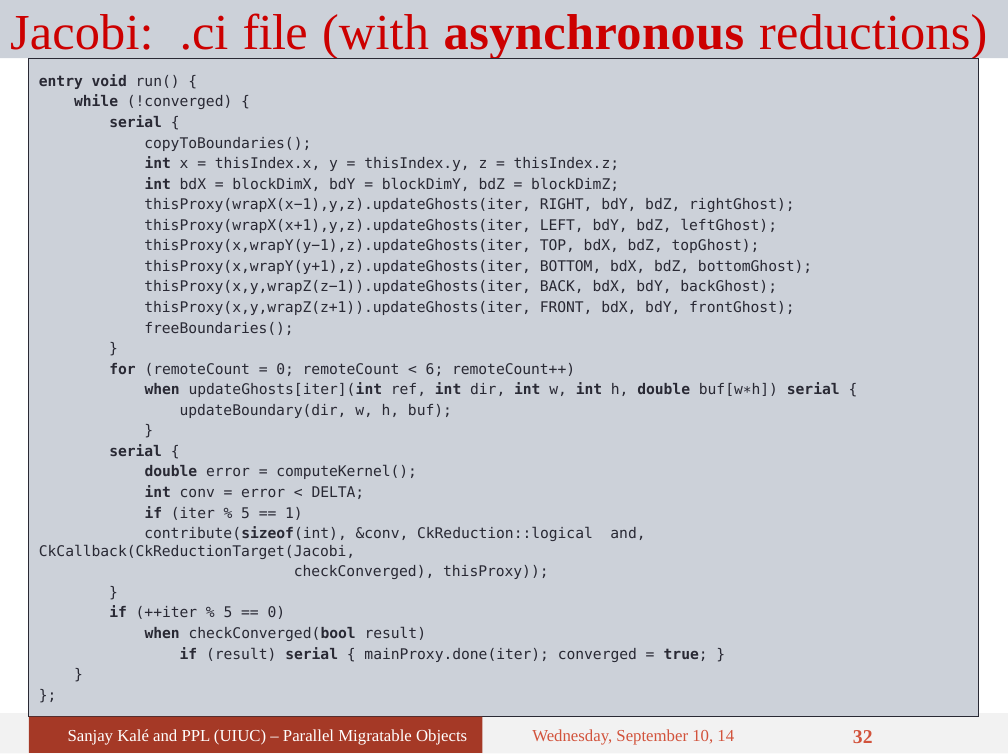
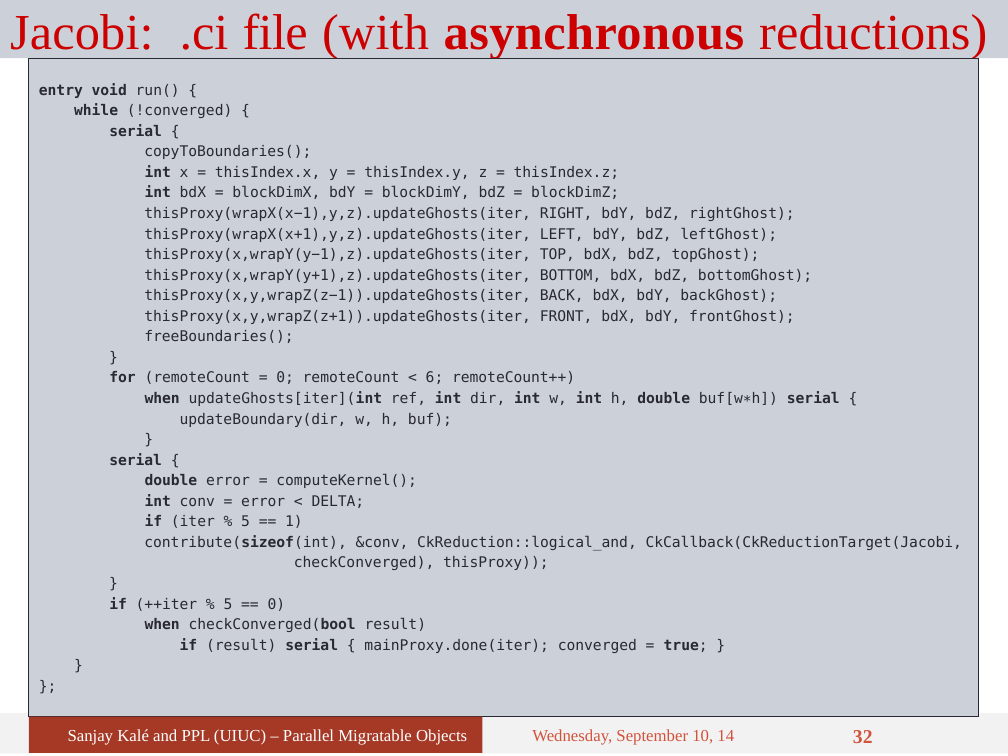
Before and after one commit to UIUC-PPL/charm_tutorial, a slide deck: slide 32 of tutorial-07-sdag.pptx. Drawn at 1008x756 pixels with LibreOffice and Linux fonts; fonts in the diff are those of the drawing. Boxes give left, top, right and bottom in pixels: in the first picture for what was removed or moved away, otherwise in the second. Text is boxed around its words. In the diff, an @@ line names an element or a change of style, - is before the commit and + after.

```diff
--- a/tutorial-07-sdag.pptx
+++ b/tutorial-07-sdag.pptx
@@ text at (x1=144, y1=535, x2=962, y2=551): text changed @@
-contribute(sizeof(int), &conv, CkReduction::logical and, CkCallback(CkReductionTarget(Jacobi,
+contribute(sizeof(int), &conv, CkReduction::logical_and, CkCallback(CkReductionTarget(Jacobi,
```
Also in this commit, not shown: 14 other slides changed.
